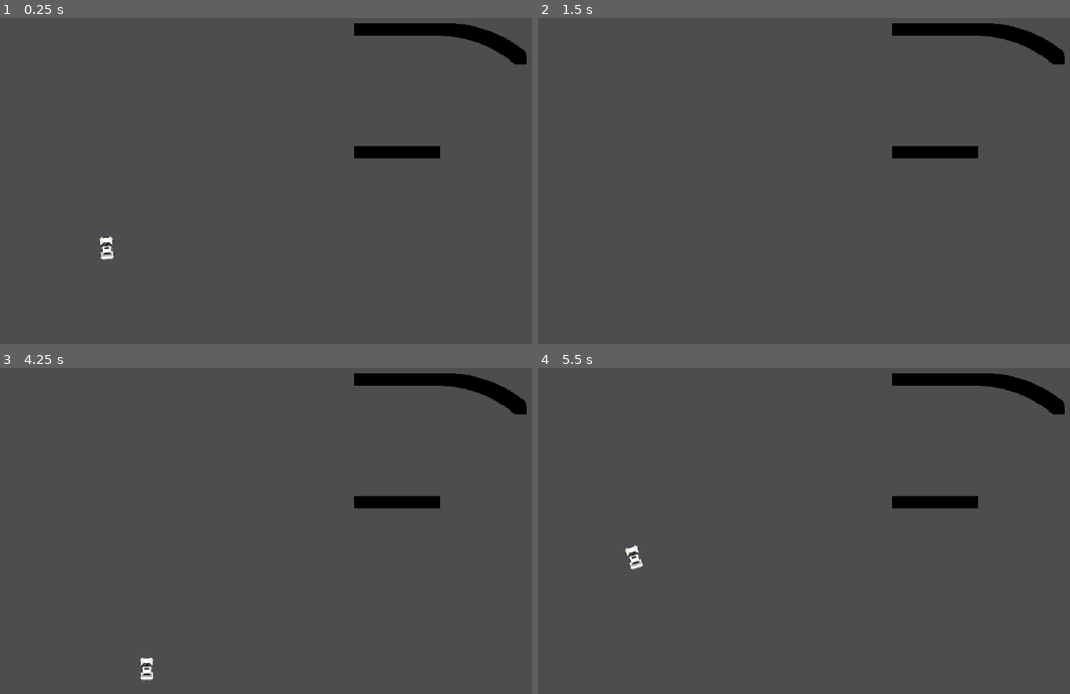
Above: before the commit, frames 1-4 (two rows, left to right).
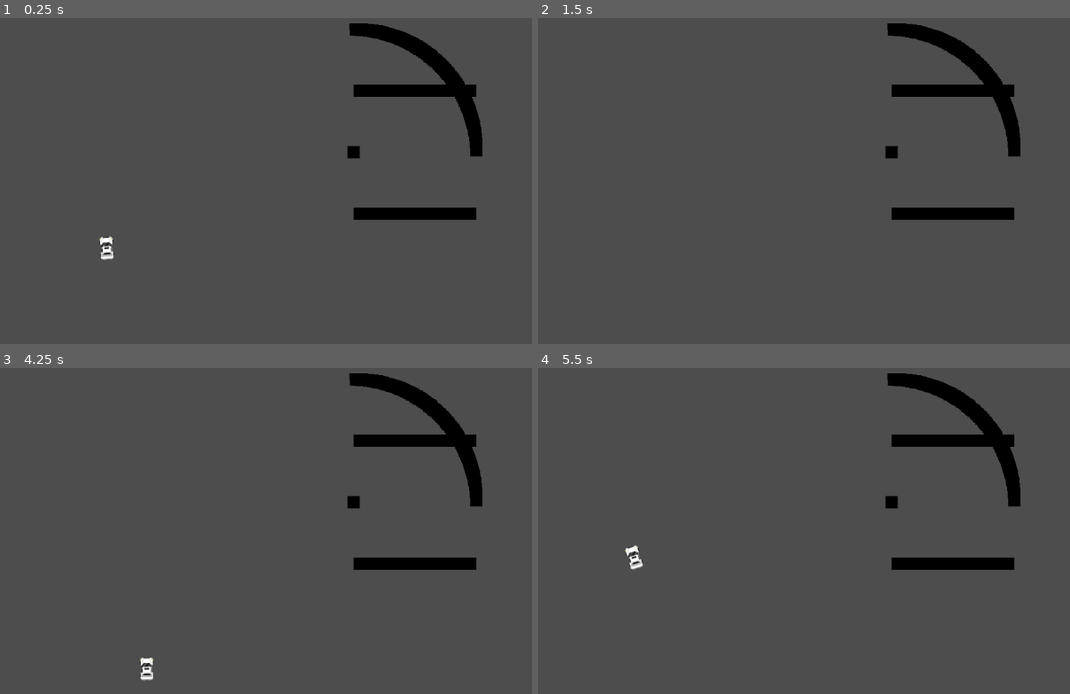
Above: after the commit, the same moments.

Repository: Eliyaan/IA_Voitures_GeneticAlgorithm
Game: Godot game, scene res://scene/main.tscn
Two runs of this game, one before a commit and one after it. Both use one fixed random seed, a clock stepped at 60 frames per second and the inputs below.
Inputs:
- Up to frame 1 (0.25 s): no input
- Up to frame 2 (1.5 s): tap Enter at 1.25 s
- Up to frame 3 (4.25 s): tap Space at 2, 3.5 s; tap Enter at 2.75 s
- Up to frame 4 (5.5 s): no input

The runs differ from the first frame. In frame 1, 4.9% of the frame differs, in the area x 65-100%, y 1-62%; in frame 2, 4.9%; in frame 3, 4.9%; in frame 4, 4.9%.
Error before the commit: Out of bounds get index '1' (on base: 'Array[Node]') (res://codes/main.gd:51)
Error after the commit: Out of bounds get index '1' (on base: 'Array[Node]') (res://codes/main.gd:50)

Commit message:
Hum ....

Diff:
--- a/codes/main.gd
+++ b/codes/main.gd
@@ -11,9 +11,8 @@
 var recovery_frames: int = 1
 var sorted_array: Array = []
 var espacement = 200
-var pos_next_x = 0
-var pos_next_y = 0
-var angle	= 0
+var next_angle	= 0
+var next_pos	= Vector2(0, 0)
 
 # Called when the node enters the scene tree for the first time.
 func _ready():
@@ -77,31 +76,33 @@
 
 func spawn_circuit(num):
 	if num == 1:
-		rand_droite()
-		rand_tourne()
+		spawn_droit(200)
+		spawn_tourne(90)
 
-func rand_droite():
-	var taille = randi_range(100, 200)
-	spawn_droit(pos_next_x, pos_next_y, taille)
-	pos_next_x = taille
-	taille = 0
+func spawn_tourne(angle):
+	var route = circuit_tourne.instantiate()
+	route.position = next_pos
+	route.espacement = espacement
+	route.rota += angle
+	$Terrain.add_child(route)
+	maj(angle)
 
-func rand_tourne():
-	angle += randi_range(-80, 80)
-	spawn_tourne(pos_next_x, pos_next_y, angle)
-
-func spawn_tourne(pos_x, pos_y, angle):
-	var route = circuit_tourne.instantiate()
-	route.position.x = pos_x
-	route.position.y = pos_y
-	route.rota += angle
-	route.espacement = espacement
-	$Terrain.add_child(route)
-
-func spawn_droit(pos_x, pos_y, long):
+func spawn_droit(long):
 	var route = circuit_droit.instantiate()
-	route.position.x = pos_x
-	route.position.y = pos_y
+	route.position = next_pos
+	route.rotation = next_angle
 	route.longueur = long
 	route.espacement = espacement
 	$Terrain.add_child(route)
+	maj(0)
+
+func maj(angle):
+	if $Terrain.get_child($Terrain.get_child_count()-1).name == "Route_Droite":
+		var pos = $Terrain.get_child($Terrain.get_child_count()-1).position
+		next_pos = pos + (pos - next_pos)
+	elif $Terrain.get_child($Terrain.get_child_count()-1).name == "Route_Tourne":
+		var pos_mid = $Terrain.get_child(-1).get_child(0).position
+		var pos_end = $Terrain.get_child(-1).get_child(-1).position
+		next_pos = (pos_mid + pos_end)/2.0
+		next_angle += angle
+	print(next_pos)
--- a/codes/route_droite.gd
+++ b/codes/route_droite.gd
@@ -5,17 +5,17 @@
 
 # Called when the node enters the scene tree for the first time.
 func _ready():
-	crea(0, 0, longueur)
-	crea(0, 1, longueur)
+	crea(0, 1)
+	crea(0, -1)
 
 
 # Called every frame. 'delta' is the elapsed time since the previous frame.
-func _process(delta):
+func _process(_delta):
 	pass
 
-func crea(x, y, long):
+func crea(x, y):
 	var mur = wall.instantiate()
-	mur.position.x = longueur/2
-	mur.position.y = y*-espacement
-	mur.scale.x = longueur/20
+	mur.position.x = longueur/2.0
+	mur.position.y = y*espacement/2.0
+	mur.scale.x = longueur/20.0
 	add_child(mur)
--- a/codes/route_tourne.gd
+++ b/codes/route_tourne.gd
@@ -10,14 +10,15 @@
 		crea(angle)
 
 # Called every frame. 'delta' is the elapsed time since the previous frame.
-func _process(delta):
+func _process(_delta):
 	pass
 
 func crea(angle):
-	var mur =wall.instantiate()
-	if angle == 0:
+	var mur = wall.instantiate()
+	if angle == 0 :
 		mur.position.x = 0
 		mur.position.y = 0
+		add_child(mur)
 		crea(1)
 	else:
 		var angle_rad = deg_to_rad(angle + aj)
--- a/scene/route_droite.tscn
+++ b/scene/route_droite.tscn
@@ -3,6 +3,6 @@
 [ext_resource type="PackedScene" uid="uid://b12qt4hobwfh5" path="res://scene/wall.tscn" id="1_hnxjl"]
 [ext_resource type="Script" path="res://codes/route_droite.gd" id="1_orwpm"]
 
-[node name="Route-Droite" type="Node2D"]
+[node name="Route_Droite" type="Node2D"]
 script = ExtResource("1_orwpm")
 wall = ExtResource("1_hnxjl")
--- a/scene/route_tourne.tscn
+++ b/scene/route_tourne.tscn
@@ -3,6 +3,6 @@
 [ext_resource type="Script" path="res://codes/route_tourne.gd" id="1_iuub8"]
 [ext_resource type="PackedScene" uid="uid://b12qt4hobwfh5" path="res://scene/wall.tscn" id="2_k1vqm"]
 
-[node name="Route-Tourne" type="Node2D"]
+[node name="Route_Tourne" type="Node2D"]
 script = ExtResource("1_iuub8")
 wall = ExtResource("2_k1vqm")
